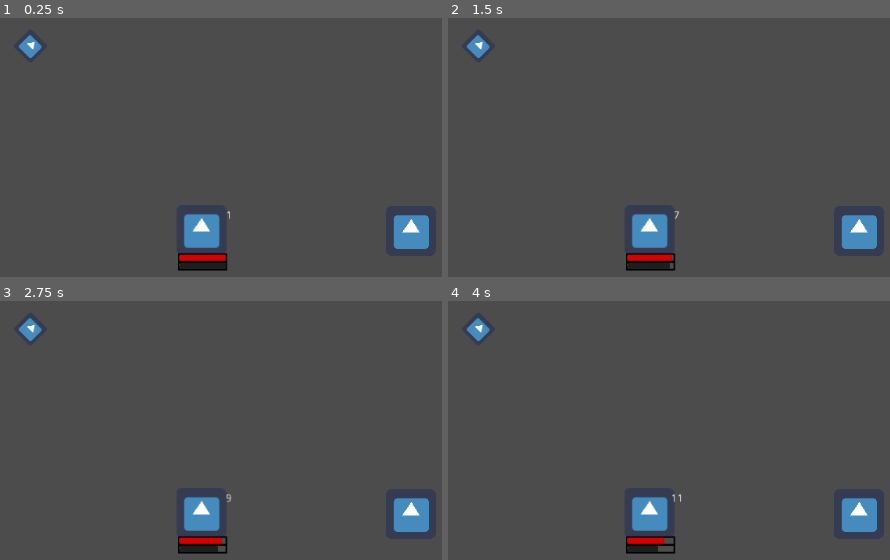
Above: before the commit, frames 1-4 (two rows, left to right).
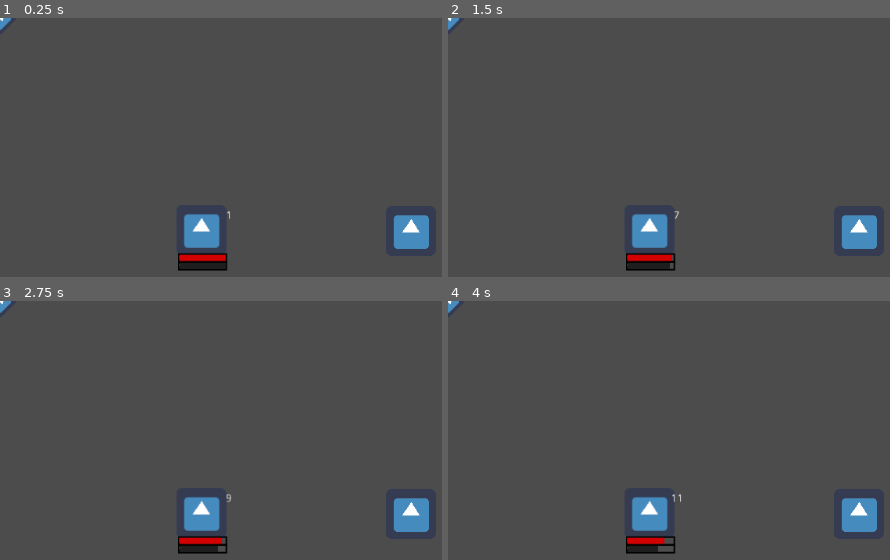
Above: after the commit, the same moments.

Repository: h19mili/Projekt_Fleorune.VM
Game: Godot game, scene res://Main.tscn
The game is run twice, just before and just after one commit, with the same random seed, the same clock (stepped at 60 frames per second) and the same inputs. The engine's default icon, where the game draws it, is replaced by a stand-in: a white triangle on a blue panel in a dark square.
Inputs (mouse positions are in pixels of both pictures, inside the frame that each line leads up to):
- Up to frame 1 (0.25 s): no input
- Up to frame 2 (1.5 s): tap Enter (ui_accept) at 0.5, 0.77, 1.25 s; move the mouse to (478, 46) at 0.52 s; hold Up (ui_up) 0.53-1.28 s; click (478, 46) at 0.67 s; move the mouse to (686, 274) at 1.27 s; hold Down (ui_down) from 1.28 s (still down)
- Up to frame 3 (2.75 s): tap Enter (ui_accept) at 1.52, 2 s; move the mouse to (outside the picture) at 2.02 s; release Down (ui_down) at 2.03 s; hold Up (ui_up) from 2.03 s (still down)
- Up to frame 4 (4 s): tap Enter (ui_accept) at 2.75, 3.02, 3.5, 3.77 s; move the mouse to (outside the picture) at 2.77 s; click (outside the picture) at 2.92 s; move the mouse to (outside the picture) at 3.52 s; release Up (ui_up) at 3.53 s; hold Left (ui_left) from 3.53 s (still down)

The runs differ from the first frame. In frame 1, 0.3% of the frame differs, in the area x 0-10%, y 0-16%; in frame 2, 0.3%; in frame 3, 0.3%; in frame 4, 0.3%.
Error after the commit: Invalid type in function '_select_target' in base 'Control (Arrow.gd)'. Cannot convert argument 1 from Object to Array. (res://TurnQ.gd:58)

Commit message:
Arrow_failV4

Diff:
--- a/Arrow.gd
+++ b/Arrow.gd
@@ -16,11 +16,12 @@
 	print("hofisrt")
 	targets = Battlers
 	active_target = targets[0]
-	rect_scale.x = 1.0 if active_target.party_member else -1.0
+	rect_scale.x = 1.0 if active_target.Party_member else -1.0
 	rect_global_position = active_target.target_global_position
 	grab_focus()
 	print("hi3")
 	var seleceted_target : Battler = yield(self, "target_selected")
+	targets = []
 	return seleceted_target
 
 
@@ -29,14 +30,15 @@
 		self,
 		'rect_global_position',
 		rect_global_position,
-		Battler.target_global_position,
+		battler.target_global_position,
 		Move,
 		Tween.TRANS_CUBIC,
-		Tween.EASE_OUT)
+		Tween.EASE_OUT
+		)
 	tween.start()
 
 
-func _gui_input(event):
+func _input(event):
 	if !visible:
 		return
 
--- a/Battler.gd
+++ b/Battler.gd
@@ -3,7 +3,9 @@
 class_name Battler
 signal completed
 var selected : bool = false setget set_selected
+var selectable: bool = false setget set_selectable
 export var Party_member = false
+var target_global_position: Vector2
 
 var Max_HP : int
 var Current_HP : int
@@ -14,6 +16,7 @@
 
 func _ready():
 	init(Max_HP, Current_HP)
+	selectable = true
 	pass
 
 func _process(delta):
@@ -23,6 +26,11 @@
 
 func set_selected(value):
 	selected = value
+
+func set_selectable(value):
+	selectable = value
+	if not selectable:
+		set_selected(false)
 
 func init(Max_HP, Current_HP):
 	self.Current_HP = Max_HP * 1.0
--- a/Main.tscn
+++ b/Main.tscn
@@ -12,6 +12,7 @@
 script = ExtResource( 1 )
 
 [node name="Battler" parent="TurnQ" instance=ExtResource( 2 )]
+Party_member = true
 
 [node name="David" parent="TurnQ" instance=ExtResource( 3 )]
 position = Vector2( -268.303, -1.33484 )
--- a/TurnQ.gd
+++ b/TurnQ.gd
@@ -4,9 +4,10 @@
 signal completed
 var party : Array = []
 onready var active_player = Battler
-onready var select_arrow = "../Arrow"
+onready var select_arrow = get_node("../Arrow")
 
 func _ready():
+	#select_arrow._select_target()
 	initialize()
 	pass
 
@@ -23,12 +24,14 @@
 	print("BATTLERS efter: ")
 	print(Battlers)
 	active_player = get_child(0)
+	select_arrow._select_target(Battlers)
 	play_turn()
 
 func play_turn():
 	var battler : Battler = active_player
 	if battler.Current_HP > 0:
 		battler.selected = true
+		print(battler.selected)
 
 		var targets : Array = party
 		print(targets)
@@ -50,10 +53,18 @@
 		print("again")
 		play_turn()
 
-func _select_target(selectable_battler : Array) -> Battler:
-	var selected_target : Battler = yield(select_arrow-_select_target(selectable_battler), "completed")
+func _select_target(selectable_battler : Battler): #-> Battler:
+	print(selectable_battler)
+	var selected_target : Battler = yield(select_arrow._select_target(selectable_battler), "completed")
 	print("hilast")
 	return selected_target
+
+func _get_targets(in_party: bool = false) -> Array:
+	var targets: Array = []
+	for child in get_children():
+		if child.party_member == in_party && child.stats.health > 0:
+			targets.append(child)
+	return targets
 
 static func sort_players(a : Battler, b : Battler) -> bool:
 	return a.Speed > b.Speed
